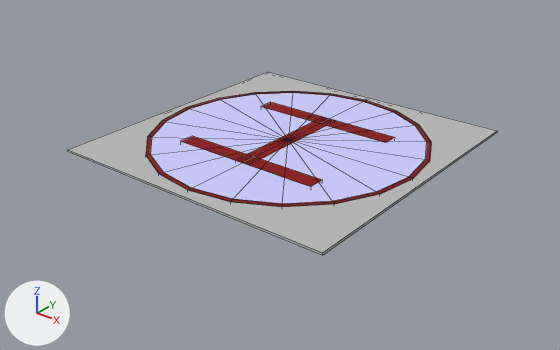
Before and after pictures for a commit that changed the OBJ model androidAndUi/app/src/main/assets/simple_helipad.obj.
The view is the same before and after, from a camera (50 mm lens) standing at (389.0, -499.0, 273.0) and looking at (2.0, -15.0, -27.0). Lighting does not change. The marker at lower left points along +X, +Y and +Z. Mesh edges are drawn as thin lines. Where no turn or scale is listed for an object, it has been applied to the vertices.

In view in the first picture: 'simple_helipad'.
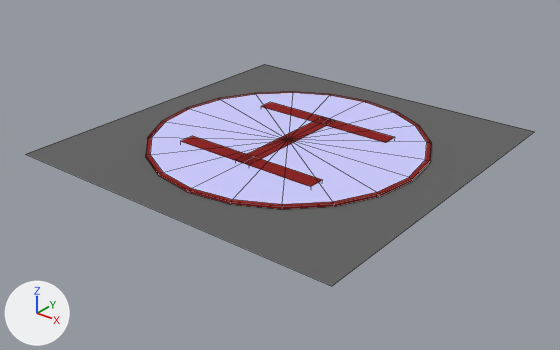
Diff of the bpy script that builds the scene:
```diff
--- a/androidAndUi/app/src/main/assets/simple_helipad.obj.py
+++ b/androidAndUi/app/src/main/assets/simple_helipad.obj.py
@@ mat_initialshadinggroup @@
 mat_initialshadinggroup = principled_material('initialShadingGroup')
-mat_initialshadinggroup.base_color = (0.48, 0.48, 0.48)  # grey #b8b8b8
+mat_initialshadinggroup.base_color = (0.26, 0.26, 0.26)  # grey #8b8b8b
 mat_initialshadinggroup.roughness = 1.0
@@ mat_lambert17sg @@
+mat_lambert17sg = principled_material('lambert17SG')
+mat_lambert17sg.base_color = (0.12, 0.12, 0.12)  # dark grey #616161
+mat_lambert17sg.roughness = 1.0
@@ me_simple_helipad @@
 # used by ob_simple_helipad; location = (0.0, 0.0, 0.0)
-me_simple_helipad.from_pydata(...)  # 154 vertices, 164 faces; spans x -135.0..135.0, y -135.0..135.0, z -2.0..2.0
+me_simple_helipad.from_pydata(...)  # 110 vertices, 119 faces; spans x -160.0..160.0, y -160.0..160.0, z -2.0..2.0
+# me_simple_helipad part 1: the loose piece of 8 vertices spanning x -135.0..135.0, y -135.0..135.0, z -1.0..1.0 is rebuilt with 4 vertices and now spans x -160.0..160.0, y -160.0..160.0, z -2.0, in mat_lambert17sg (dark grey #616161)
+# me_simple_helipad part 2
+# 40 vertices are removed from x -126.0..126.0, y -126.0..126.0, z 2.0
+# 60 faces are deleted
+# 20 new faces join them, mat_lambert18sg (red #890000)
 me_simple_helipad.materials.append(mat_lambert18sg)
@@ me_simple_helipad @@
 me_simple_helipad.materials.append(mat_lambert19sg)
+me_simple_helipad.materials.append(mat_lambert17sg)  # dark grey #616161
```

What differs and where, as boxes [x1, y1, x2, y2] in the pictures (560 x 350 px):
'simple_helipad', recoloured, reshaped (19% wider, 21% taller)
    before: [68, 72, 497, 255]
    after: [26, 64, 535, 286]
part 1 of me_simple_helipad, rebuilt (19% wider, 21% taller)
    before: [68, 72, 497, 255]
    after: [26, 64, 535, 286]
part 2 of me_simple_helipad, cut back
    before: [146, 91, 431, 207]
    after: [146, 92, 431, 207]
